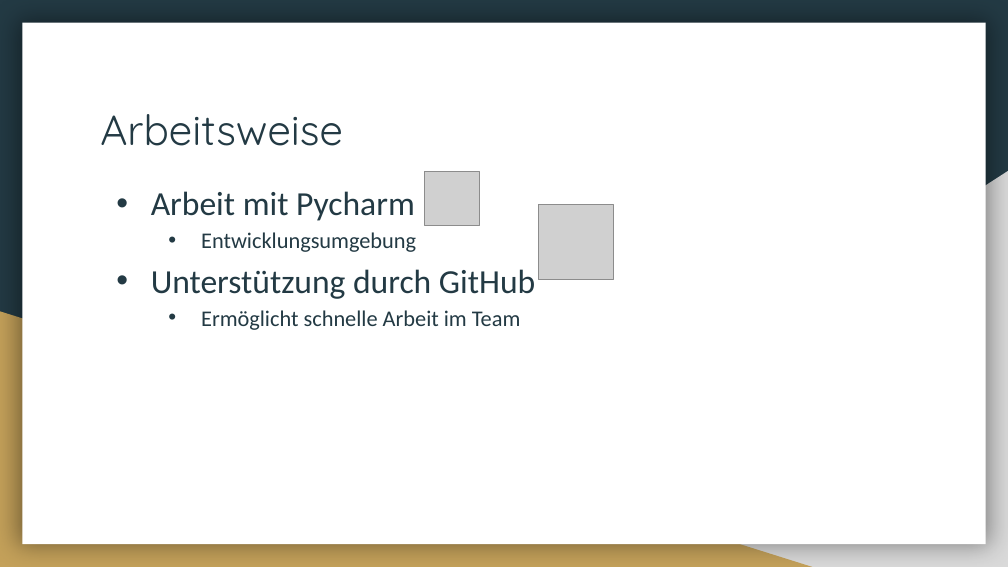
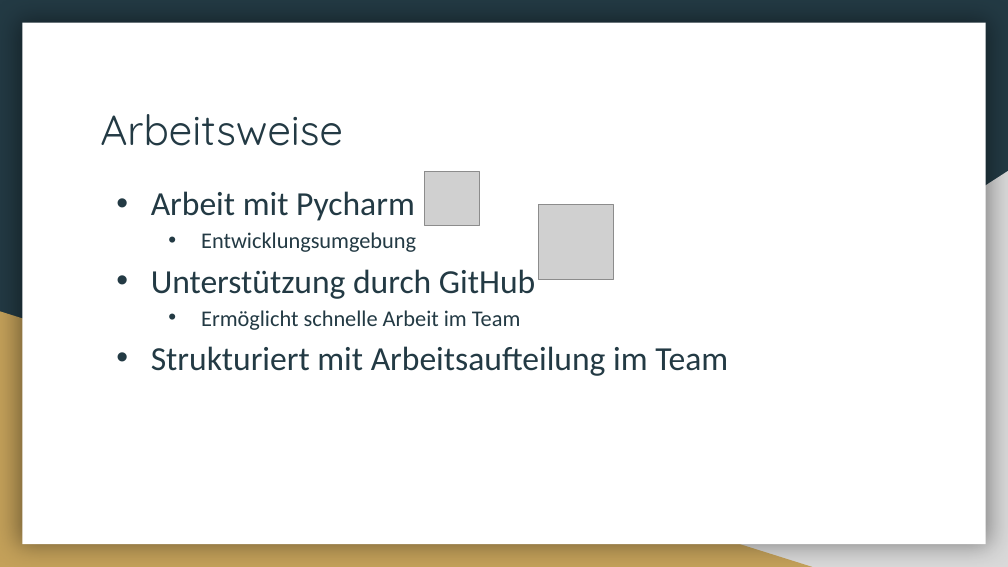
Before and after one commit to Lexa-Heda/TSA, a slide deck: slide 5 of TSA_Vortrag.pptx. Drawn at 1008x567 pixels with LibreOffice and Linux fonts; fonts in the diff are those of the drawing; grey boxes stand for pictures. Boxes give left, top, right and bottom in pixels: in the first picture for what was removed or moved away, otherwise in the second. Text is boxed around its words. In the diff, an @@ line names an element or a change of style, - is before the commit and + after.

```diff
--- a/TSA_Vortrag.pptx
+++ b/TSA_Vortrag.pptx
@@ text at [151, 346, 728, 376]: paragraph added @@
+• Strukturiert mit Arbeitsaufteilung im Team
```
Also in this commit, not shown: 5 other slides changed, 1 slide added, 1 slide removed.
